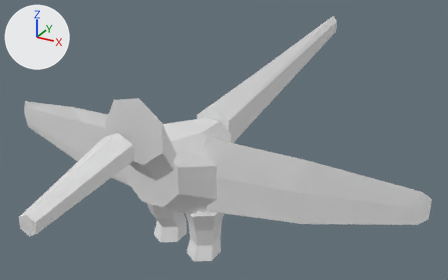
An edit to the OBJ model data/animals/beija_flor/walk/0.obj, drawn before and after from the same camera.
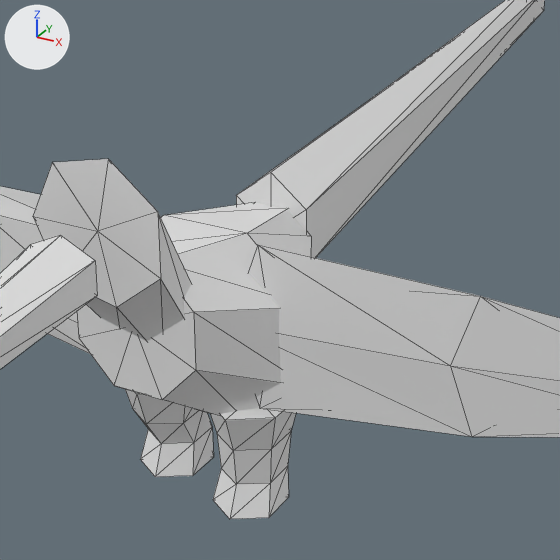
Each version appears first whole from a camera (50 mm lens) standing at (0.4, -0.619, 0.48) and looking at (-0.011, 0.129, 0.107), and next in a close-up on the part from 20% to 77% of the width and 9% to 100% of the height. Lighting does not change. The marker at upper left points along +X, +Y and +Z. The first two pictures are the older version. The close-ups show mesh edges as thin lines. Where no turn or scale is listed for an object, it has been applied to the vertices.

Objects in the first close-up: 'beija_flor_walk_0'.
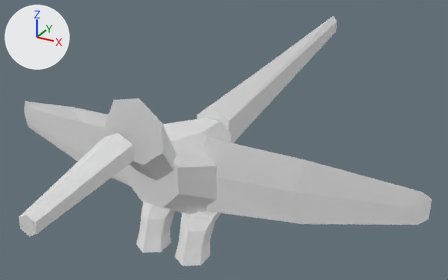
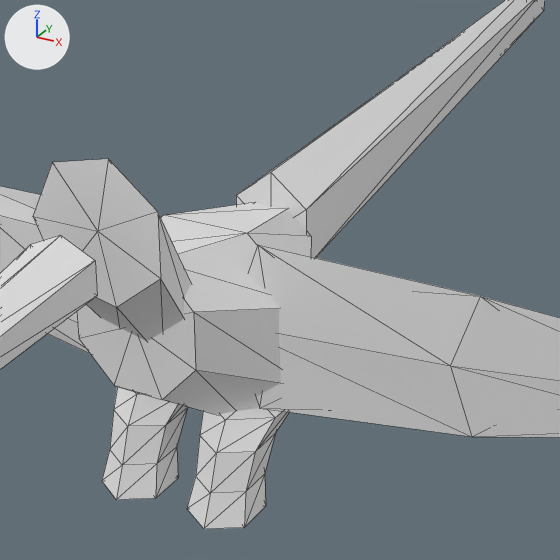
The newer file is also turned or shifted as a whole; pictures and numbers use the older file's frame.

Where the change shows, as pixel boxes (x1, y1, x2, y2) in the close-ups (560 x 560 px; the box of a moved part takes in the faces that stretch with it):
```json
{"object": "beija_flor_walk_0", "change": "reshaped", "before": [0, 0, 560, 519], "after": [0, 0, 560, 529]}
{"part": 1, "of": "me_beija_flor_walk_0", "change": "moved or reshaped", "before": [141, 427, 214, 477], "after": [102, 447, 178, 500]}
{"part": 2, "of": "me_beija_flor_walk_0", "change": "moved or reshaped", "before": [213, 466, 289, 519], "after": [187, 474, 266, 529]}
{"part": 3, "of": "me_beija_flor_walk_0", "change": "moved or reshaped", "before": [125, 389, 296, 484], "after": [110, 387, 289, 493]}
```

Scene script edits in JSON lines:
```json
{"block": "me_beija_flor_walk_0", "where": "# used by ob_beija_flor_walk_0; location = (0.0, 0.0, 0.0)"}
{"op": "remove", "block": "me_beija_flor_walk_0", "code": "me_beija_flor_walk_0.from_pydata(...)  # 156 vertices, 280 faces; spans x -0.312..0.31, y -0.27..0.557, z 0.0..0.249"}
{"op": "add", "block": "me_beija_flor_walk_0", "code": "me_beija_flor_walk_0.from_pydata(...)  # 156 vertices, 280 faces; spans x -0.312..0.31, y -0.27..0.557, z 0.01..0.249"}
{"block": "me_beija_flor_walk_0", "change": "me_beija_flor_walk_0 part 1: all 13 vertices in x -0.051..-0.011, y -0.018..0.034, z 0.003..0.023 are moved by (0.0, -0.041, 0.007)"}
{"block": "me_beija_flor_walk_0", "change": "me_beija_flor_walk_0 part 2: all 13 vertices in x 0.011..0.051, y -0.03..0.022, z 0.0..0.02 are moved by (0.0, -0.029, 0.01)"}
{"block": "me_beija_flor_walk_0", "change": "me_beija_flor_walk_0 part 3: all 12 vertices in x -0.05..0.05, y -0.024..0.024, z 0.045 are moved by (0.0, -0.019, 0.009)"}
```
